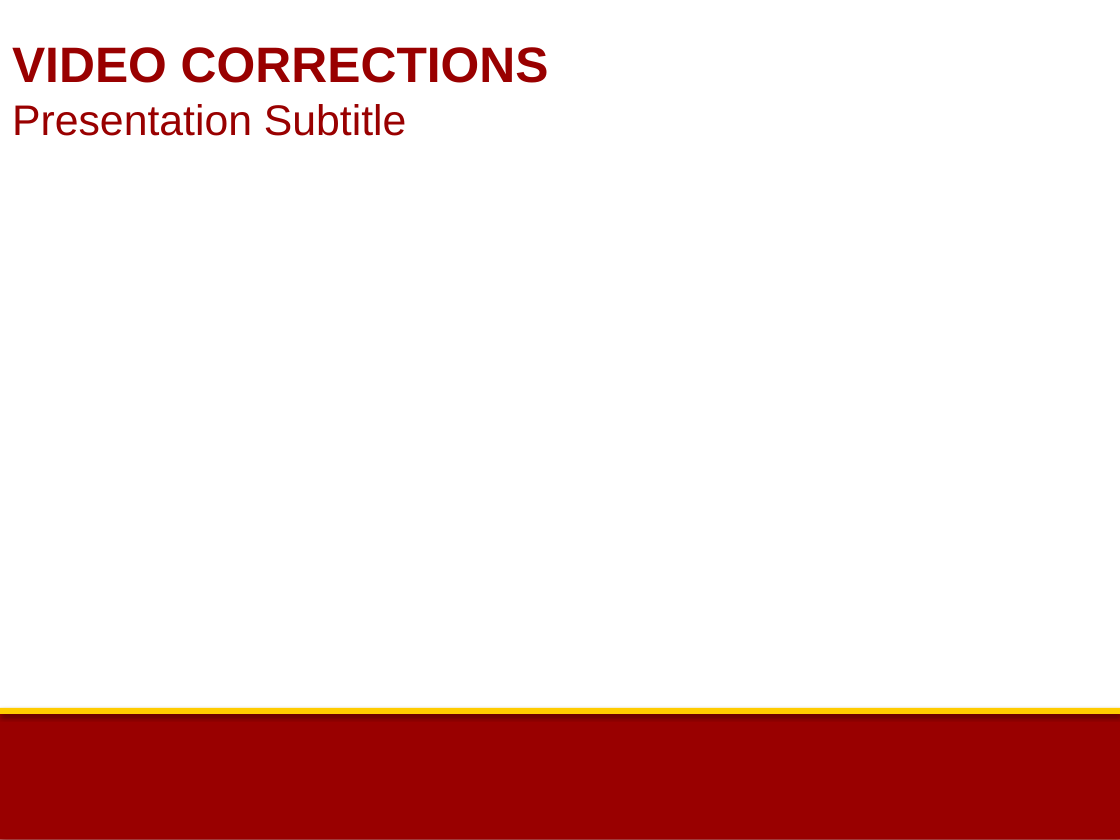
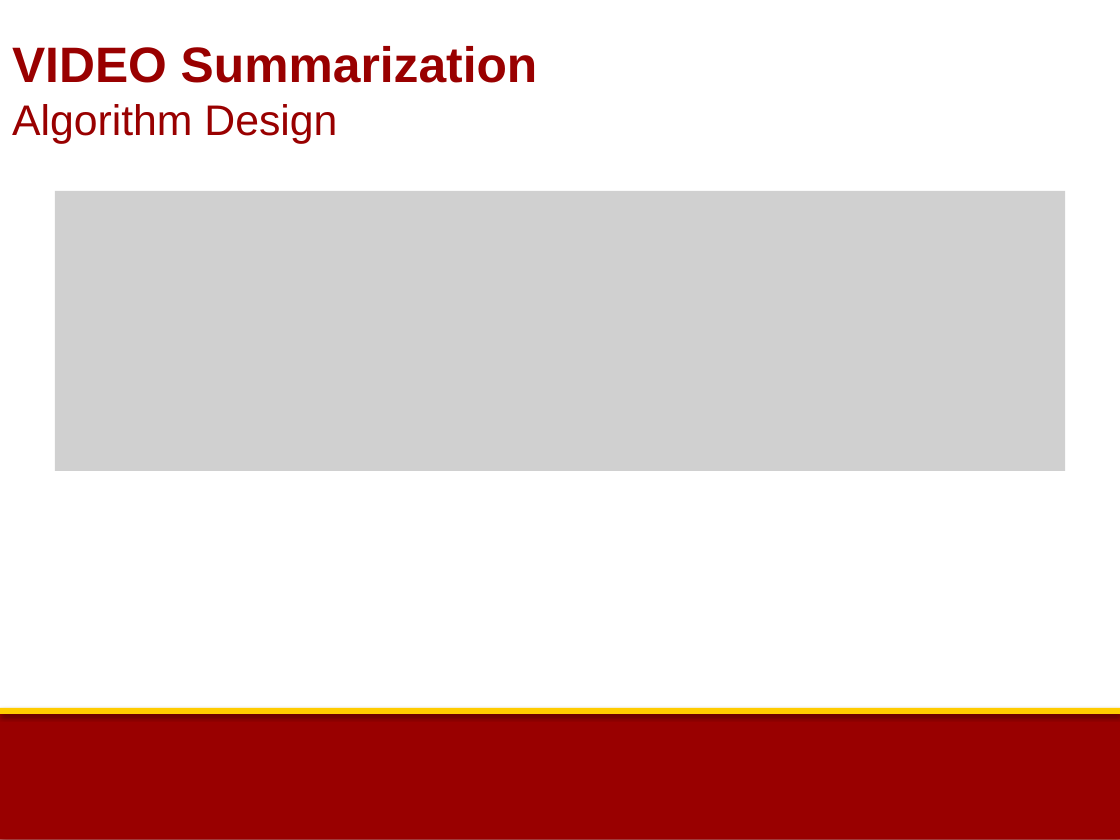
Before and after one commit to rjacob/ProjectCSCI576, a slide deck: slide 5 of Project.pptx. Drawn at 1120x840 pixels with LibreOffice and Linux fonts; fonts in the diff are those of the drawing; grey boxes stand for pictures; background and template pictures are left out. Boxes give left, top, right and bottom in pixels: in the first picture for what was removed or moved away, otherwise in the second. Text is boxed around its words. In the diff, an @@ line names an element or a change of style, - is before the commit and + after.

```diff
--- a/Project.pptx
+++ b/Project.pptx
@@ text at <box>12,46,538,144</box>: text changed; size 27.5 to 32 pt; bold on @@
-VIDEO CORRECTIONS
-Presentation Subtitle
+VIDEO Summarization
+Algorithm Design
@@ picture added at <box>55,190,1065,470</box> @@
```
Also in this commit, not shown: 6 other slides changed, 7 other files.
